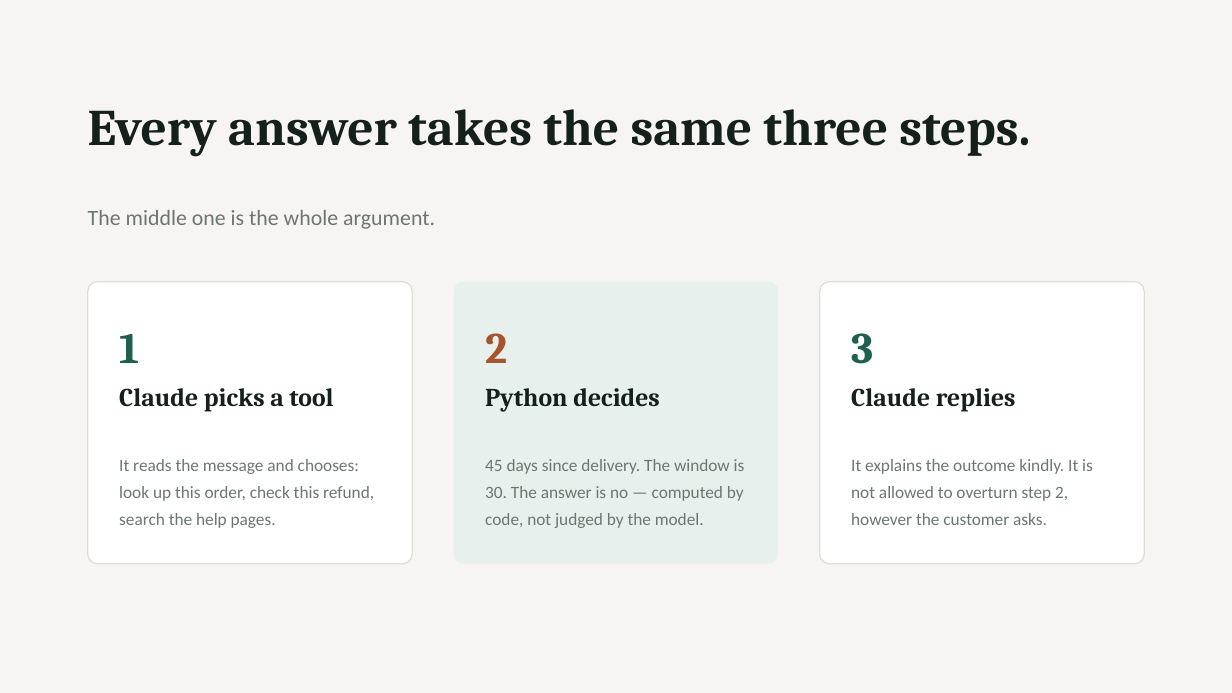
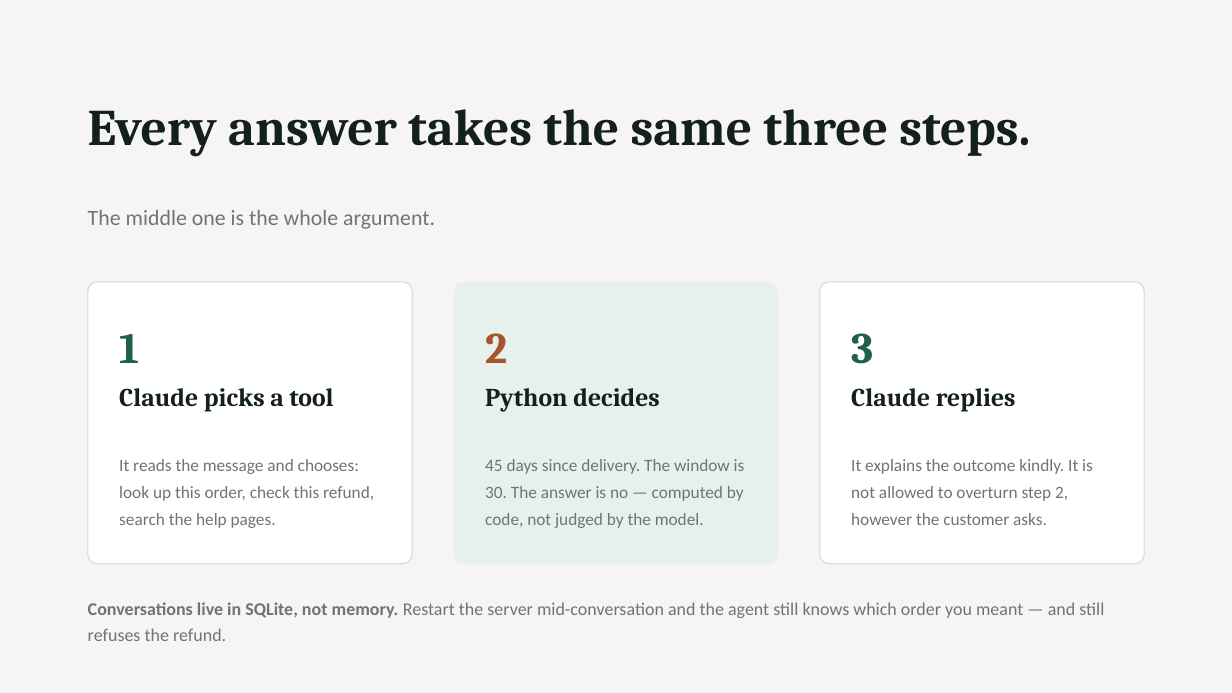
Before and after one commit to Seyfu42/bookly-support-agent, a slide deck: slide 3 of deck/bookly-agent-deck.pptx. Drawn at 1232x693 pixels with LibreOffice and Linux fonts; fonts in the diff are those of the drawing. Boxes give left, top, right and bottom in pixels: in the first picture for what was removed or moved away, otherwise in the second. Text is boxed around its words. In the diff, an @@ line names an element or a change of style, - is before the commit and + after.

```diff
--- a/deck/bookly-agent-deck.pptx
+++ b/deck/bookly-agent-deck.pptx
@@ text added at bbox=[88, 602, 1104, 641], 14 pt, text #6E7671 @@
+Conversations live in SQLite, not memory. Restart the server mid-conversation and the agent still knows which order you meant — and still refuses the refund.
```
Also in this commit, not shown: 1 other slide changed, 1 slide added, 1 slide removed, 4 other files.
